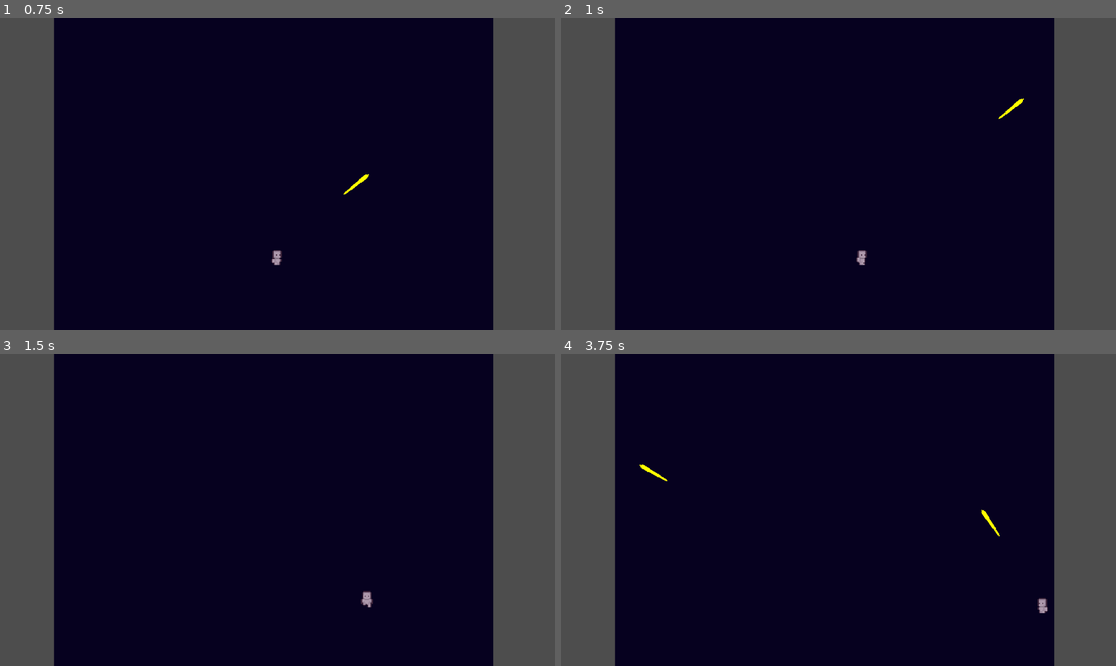
Above: before the commit, frames 1-4 (two rows, left to right).
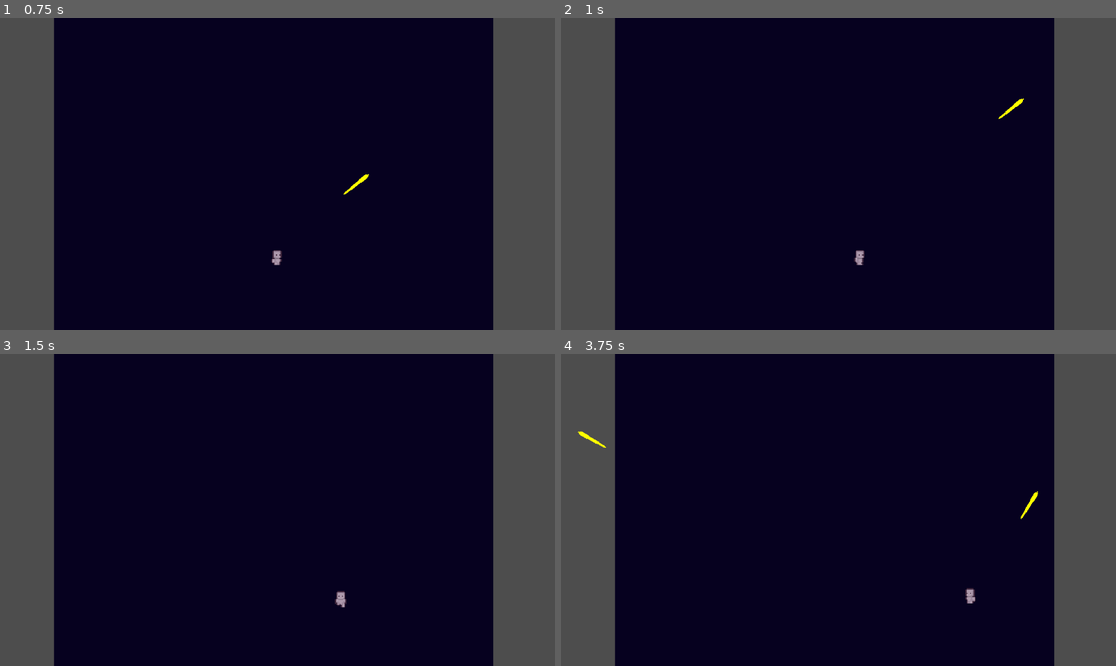
Above: after the commit, the same moments.

Repository: MettallicOnyx/Boss-Rush-Jam-Project
Game: Godot game, scene res://scenes/boss_rush_jam.tscn
Two runs of this game, one before a commit and one after it. Both use one fixed random seed, a clock stepped at 60 frames per second and the inputs below.
Inputs (mouse positions are in pixels of both pictures, inside the frame that each line leads up to):
- Up to frame 1 (0.75 s): tap Enter (ui_accept) at 0.5 s; move the mouse to (399, 158) at 0.52 s; hold D (right) from 0.53 s (still down); click (399, 158) at 0.6 s
- Up to frame 2 (1 s): keep holding D (right); tap Enter (ui_accept) at 0.77 s
- Up to frame 3 (1.5 s): move the mouse to (166, 525) at 1.27 s; release D (right) at 1.28 s; hold S (down) from 1.28 s (still down); tap F at 1.35 s
- Up to frame 4 (3.75 s): tap Enter (ui_accept) at 1.52, 3.02 s; move the mouse to (894, 441) at 2.02 s; release S (down) at 2.03 s; hold D (right) 2.03-2.78 s; hold Q 2.03-2.78 s; move the mouse to (810, 572) at 2.77 s; hold W (up) 2.78-3.53 s; tap Space at 2.85 s; click (810, 572) at 2.92 s; move the mouse to (1005, 556) at 3.52 s; hold A (left) from 3.53 s (still down); click (1005, 556) at 3.6 s

Frame 1 is identical in both runs. In frame 2, less than 0.1% of the frame differs, in the area x 52-56%, y 74-80%; in frame 3, 0.2%; in frame 4, 0.4%, in the area x 3-88%, y 24-84%.

Commit message:
Update player.gd
Updated to make the player not feel like walking on ice

Diff:
--- a/scripts/player.gd
+++ b/scripts/player.gd
@@ -1,12 +1,12 @@
 extends CharacterBody2D
 
-@export var speed = 300
+@export var speed = 200
 @export var accel = 10
 @export var animation_player : AnimatedSprite2D
 var current_dir = "none"
 
 @onready var gun: Node2D = $Gun
-#Hello
+
 func _physics_process(_delta: float) -> void:
 	var direction_x = Input.get_axis("left", "right")
 	var direction_y = Input.get_axis("up", "down")
